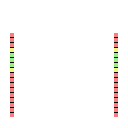
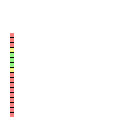
Layered file, before and after one edit (128×128). Changes by layer:
painted on "Layer 3" over [114, 37, 118, 113]
painted on "Layer 4" over [114, 33, 118, 117]
